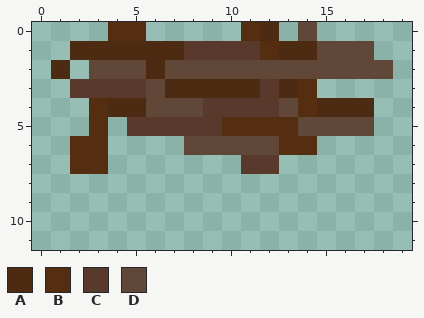
Pixel-art sprite, stored at src/assets/block/wood/red/top/wood_red_top_2.png. This is how it looked before the edit.
The file is 20x20 pixels. Shown: x 0..19, y 0..11.
Palette (. is transparent): A #4d2b12  B #552e12  C #59392c  D #604737
After the commit:
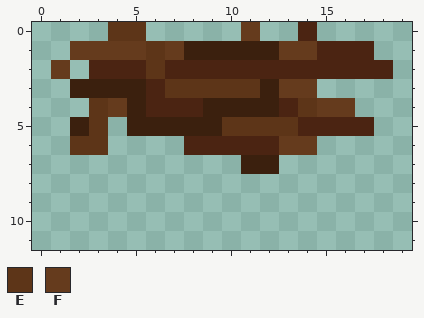
Colours new in this view: E #5d3518  F #653b1d
Log entry: all new darker woods
What changed:
colour C: #59392c -> #3b200e
colour D: #604737 -> #4b2412
Changed rows in their new state; - is a pixel that keeps its letter.
first column x 1:
 0 ---EE-----F.-----
 1 -FFFFEF----CFF---
 2 F----E-----------
 3 ------EEEEE-FF---
 4 --EFC--------EFF.
 5 -CE------EEEE----
 6 -EE---------FF---
 7 -..--------------
